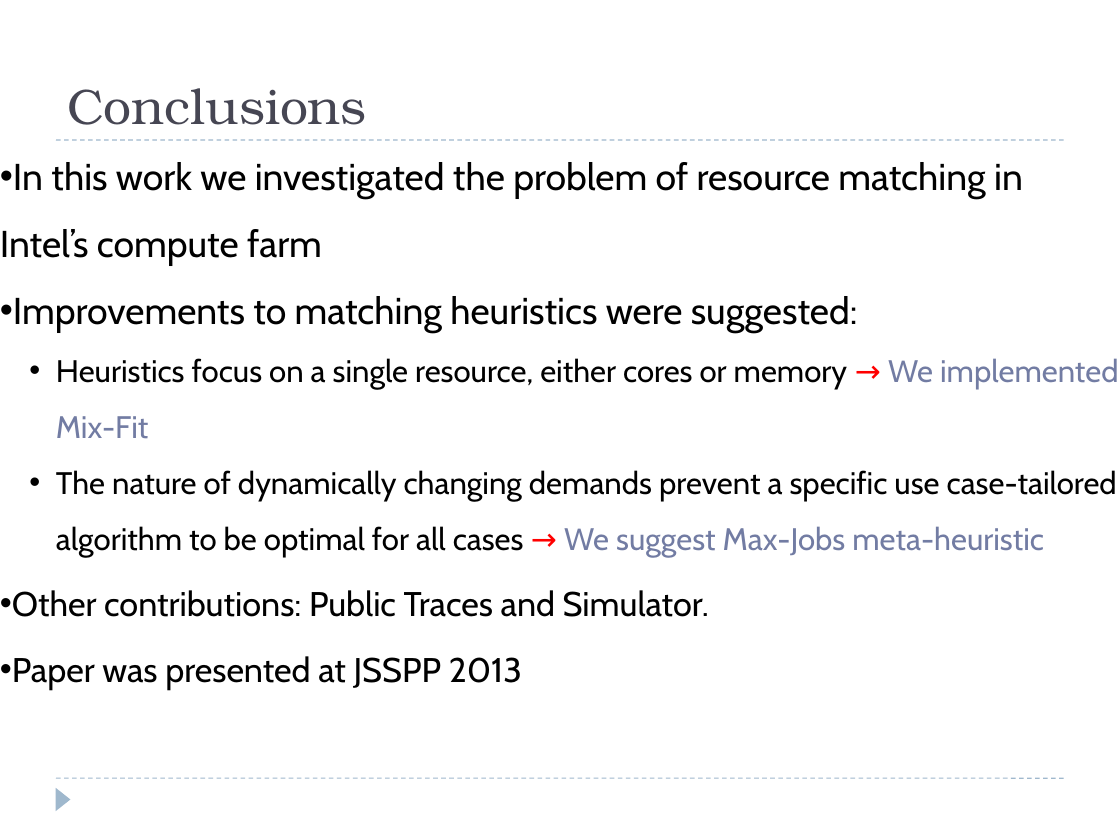
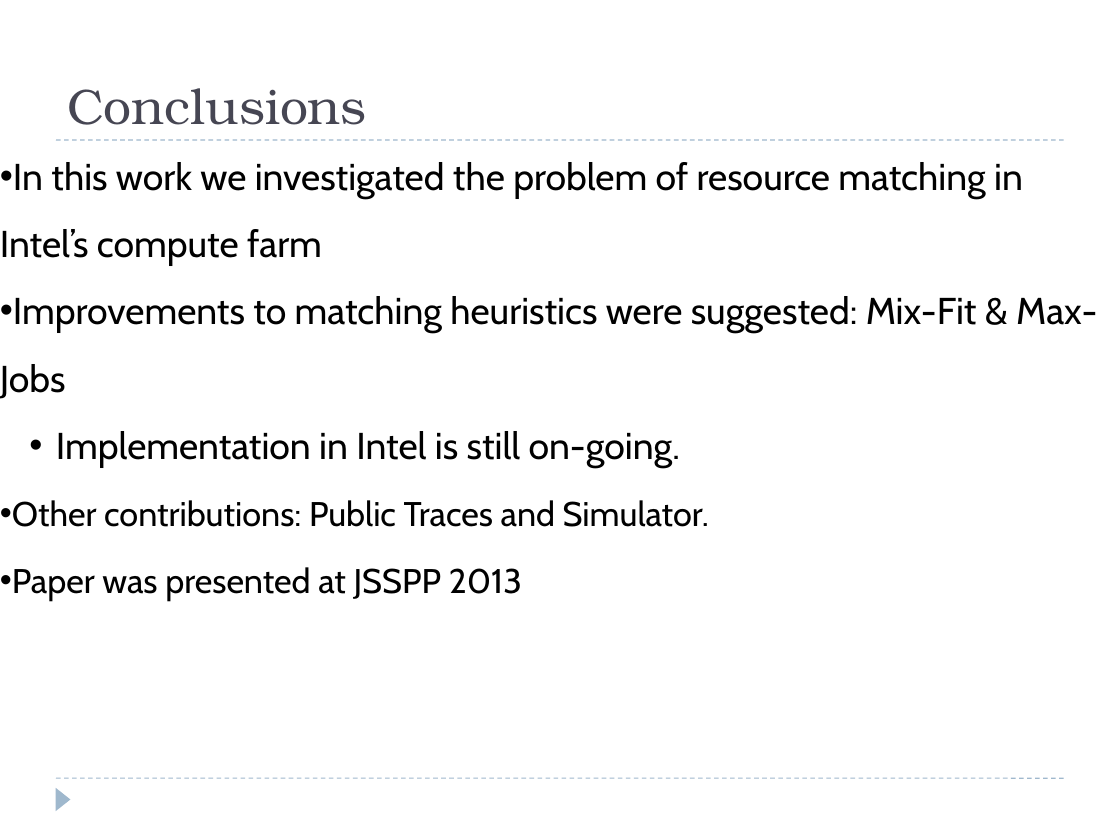
Before and after one commit to oshai/tau_thesis_lyx_template, a slide deck: slide 28 of Presentation.pptx. Drawn at 1120x840 pixels with LibreOffice and Linux fonts; fonts in the diff are those of the drawing. Boxes give left, top, right and bottom in pixels: in the first picture for what was removed or moved away, otherwise in the second. Text is boxed around its words. In the diff, an @@ line names an element or a change of style, - is before the commit and + after.

Commit message:
more fixes to ppt

```diff
--- a/Presentation.pptx
+++ b/Presentation.pptx
@@ text at bbox=[0, 296, 1097, 467]: text changed; size 20 to 24 pt @@
-• Improvements to matching heuristics were suggested:
-  • Heuristics focus on a single resource, either cores or memory → We implemented Mix-Fit
-  • The nature of dynamically changing demands prevent a specific use case-tailored algorithm to be optimal for all cases → We suggest Max-Jobs meta-heuristic
+• Improvements to matching heuristics were suggested: Mix-Fit & Max-Jobs
+  • Implementation in Intel is still on-going.
```
